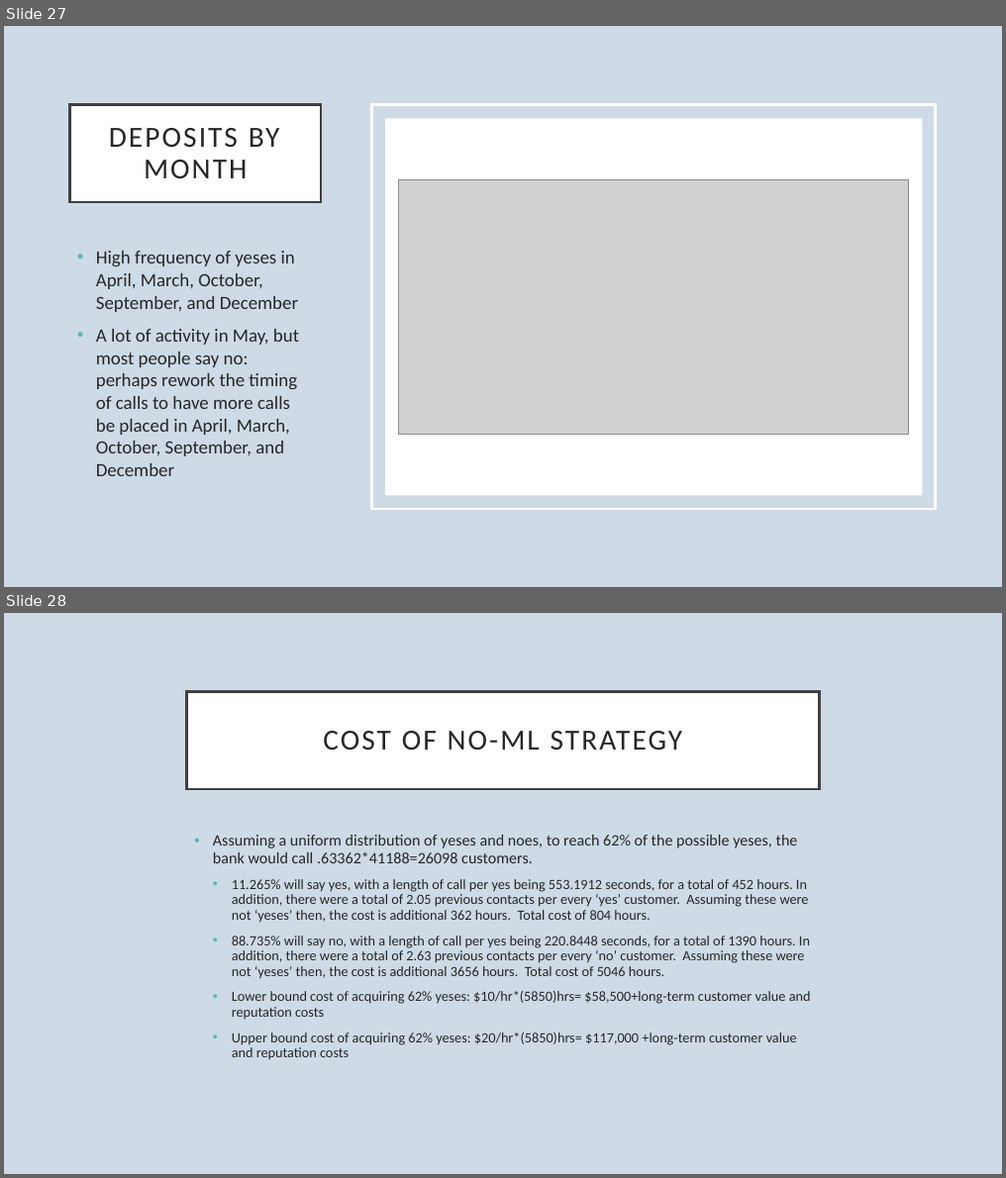
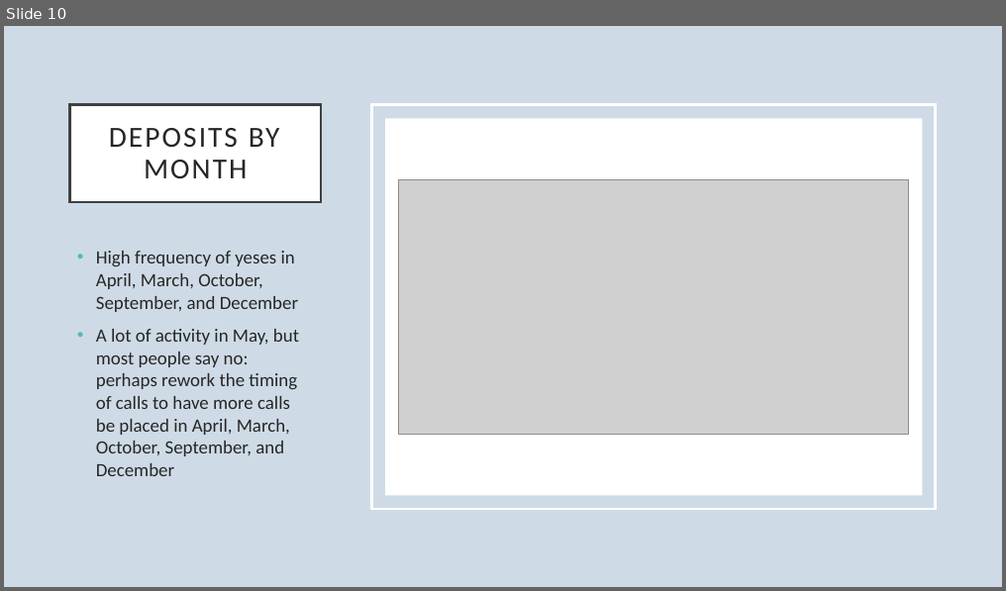
Before and after one commit to dapopov-st/bank-marketing-predicting-term-deposit-subscription, a slide deck: BankMarketing.pptx. Shown one above the other, each under a label of ours: slides 27 and 28 before the commit, slide 10 after it. The pictures are 1006x1178 and 1006x591 pixels, drawn with LibreOffice and Linux fonts; fonts in the diff are those of the drawing; grey boxes stand for pictures. Boxes give left, top, right and bottom in pixels: in the first picture for what was removed or moved away, otherwise in the second. Text is boxed around its words. In the diff, an @@ line names an element or a change of style, - is before the commit and + after.

```diff
--- a/BankMarketing.pptx
+++ b/BankMarketing.pptx
@@ slide 28 removed at (4,613,1002,1174), background #CEDBE6 @@
@@ title removed at (187,691,819,789) @@
-COST OF NO-ML STRATEGY
@@ text removed at (213,835,811,1060) @@
-• Assuming a uniform distribution of yeses and noes, to reach 62% of the possible yeses, the bank would call .63362*41188=26098 customers.
-  • 11.265% will say yes, with a length of call per yes being 553.1912 seconds, for a total of 452 hours. In addition, there were a total of 2.05 previous contacts per every ‘yes’ customer. Assuming these were not ‘yeses’ then, the cost is additional 362 hours. Total cost of 804 hours.
-  • 88.735% will say no, with a length of call per yes being 220.8448 seconds, for a total of 1390 hours. In addition, there were a total of 2.63 previous contacts per every ‘no’ customer. Assuming these were not ‘yeses’ then, the cost is additional 3656 hours. Total cost of 5046 hours.
-  • Lower bound cost of acquiring 62% yeses: $10/hr*(5850)hrs= $58,500+long-term customer value and reputation costs
-  • Upper bound cost of acquiring 62% yeses: $20/hr*(5850)hrs= $117,000 +long-term customer value and reputation costs
@@ what was slide 27 is now slide 10 @@
```
Also in this commit, not shown: 8 slides changed, 7 slides added, 3 other slides removed.
